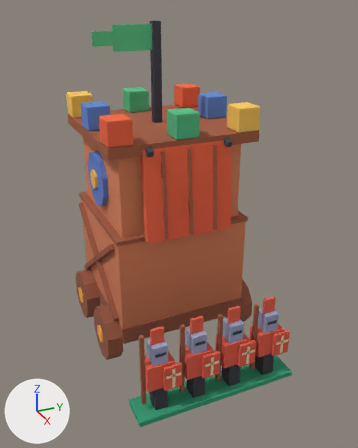
The glTF model public/assets/toycar/set-siege-tower-lite.glb: old version first, new version second.
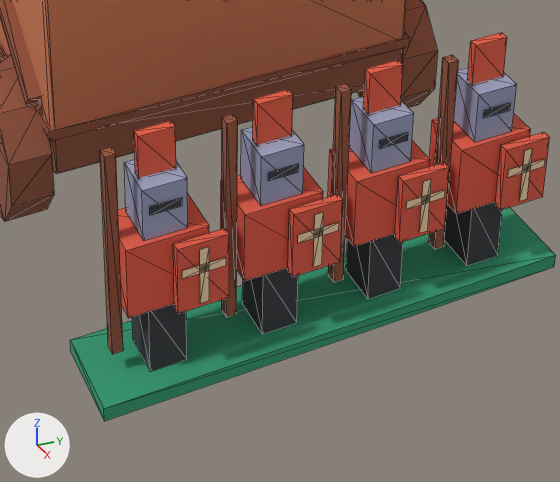
There are two pictures of each version: one whole from a 50 mm lens placed at (10.01, -3.98, 7.53), pointed at (1.08, 0.03, 3.06), one close up on the part from 29% to 82% of the width and 64% to 100% of the height. Lighting does not change. The marker at lower left points along +X, +Y and +Z. The older version's two pictures come first. The close-ups show mesh edges as thin lines. Where no turn or scale is listed for an object, it has been applied to the vertices.

Script lines for the objects in view, before the commit:
```python
me_cube_032 = bpy.data.meshes.new('Cube.032')
me_cube_032.from_pydata(...)  # a box spanning x -0.5..0.5, y -0.5..0.5, z -0.5..0.5
me_cube_032.materials.append(mat_colormap)  # picture img_colormap_png
me_cube_037 = bpy.data.meshes.new('Cube.037')
me_cube_037.from_pydata(...)  # 8 vertices, 10 faces; spans x -0.033..0.033, y -0.127..0.127, z -0.165..0.165
me_cube_037.materials.append(mat_colormap)  # picture img_colormap_png
me_cube_038 = bpy.data.meshes.new('Cube.038')
me_cube_038.from_pydata(...)  # a box spanning x -0.5..0.5, y -0.5..0.5, z -0.5..0.5
me_cube_038.materials.append(mat_colormap)  # picture img_colormap_png
me_cube_044 = bpy.data.meshes.new('Cube.044')
me_cube_044.from_pydata(...)  # a box spanning x -0.5..0.5, y -0.5..0.5, z -0.5..0.5
me_cube_044.materials.append(mat_colormap)  # picture img_colormap_png
me_cube_050 = bpy.data.meshes.new('Cube.050')
me_cube_050.from_pydata(...)  # a box spanning x -0.5..0.5, y -0.5..0.5, z -0.5..0.5
me_cube_050.materials.append(mat_colormap)  # picture img_colormap_png
ob_cube_032 = bpy.data.objects.new('Cube.032', me_cube_032)
ob_cube_032.location = (2.948, 0.913, 1.073)
ob_cube_032.scale = (0.077, 0.077, 1.59)
ob_cube_037 = bpy.data.objects.new('Cube.037', me_cube_037)
ob_cube_037.location = (2.915, 0.413, 1.76)
ob_cube_038 = bpy.data.objects.new('Cube.038', me_cube_038)
ob_cube_038.location = (2.948, 0.088, 1.073)
ob_cube_038.scale = (0.077, 0.077, 1.59)
ob_cube_044 = bpy.data.objects.new('Cube.044', me_cube_044)
ob_cube_044.location = (2.948, -0.737, 1.073)
ob_cube_044.scale = (0.077, 0.077, 1.59)
ob_cube_050 = bpy.data.objects.new('Cube.050', me_cube_050)
ob_cube_050.location = (2.948, -1.562, 1.073)
ob_cube_050.scale = (0.077, 0.077, 1.59)
# also in view: 'Cube.051' at (3.16, -1.03, 0.91); 'Cone.004' at (0.88, 1.65, 0.6); 'Cube.030' at (2.92, 1.24, 1.41); 'Cube.028' at (2.92, 1.24, 0.38); 'Cube.045' at (3.16, -0.2, 0.91)
```
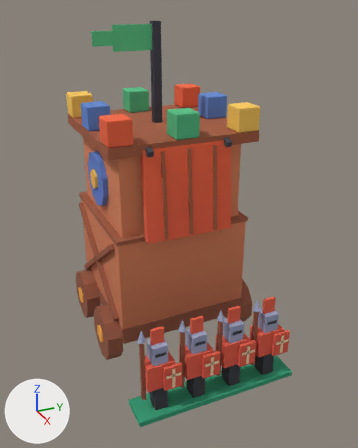
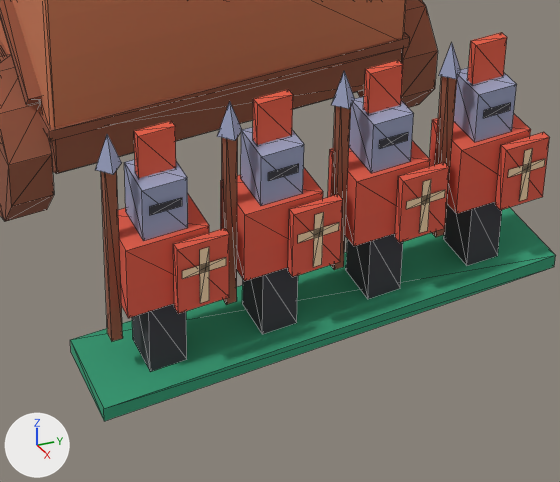
Boxes (x1, y1, x2, y2) around the edits, measured in the close-ups (560 x 482 px):
'Cube.050', rescaled (17% shorter)
    before: (100, 147, 123, 354)
    after: (101, 170, 123, 342)
'Cube.044', rescaled (17% shorter)
    before: (222, 114, 238, 317)
    after: (222, 137, 238, 305)
'Cube.038', rescaled
    before: (328, 84, 352, 282)
    after: (331, 106, 351, 270)
'Cube.032', rescaled (10% narrower, 17% shorter)
    before: (429, 55, 458, 249)
    after: (431, 76, 457, 237)
'Cone.015', added (blue)
    after: (95, 134, 122, 175)
'Cone.014', added (blue)
    after: (217, 102, 242, 141)
'Cone.013', added (blue)
    after: (332, 71, 355, 109)
'Cone.012', added (blue)
    after: (439, 43, 461, 79)

The change, as a list of edits to the scene's bpy script:
```text
Add me_cone_015:
    me_cone_015.from_pydata(...)  # 5 vertices, 4 faces; spans x -0.088..0.088, y -0.088..0.088, z 0.0..0.248
    me_cone_015.materials.append(mat_colormap)  # picture img_colormap_png
Change ob_cube_032:
    ob_cube_032.scale: (0.077, 0.077, 1.59) -> (0.077, 0.077, 1.38)
Change ob_cube_038:
    ob_cube_038.scale: (0.077, 0.077, 1.59) -> (0.077, 0.077, 1.38)
Change ob_cube_044:
    ob_cube_044.scale: (0.077, 0.077, 1.59) -> (0.077, 0.077, 1.38)
Change ob_cube_050:
    ob_cube_050.scale: (0.077, 0.077, 1.59) -> (0.077, 0.077, 1.38)
Add ob_cone_015:
    ob_cone_015 = bpy.data.objects.new('Cone.015', me_cone_015)
    ob_cone_015.location = (2.948, -1.562, 1.76)
Add ob_cone_014:
    ob_cone_014 = bpy.data.objects.new('Cone.014', me_cone_015.copy())
    ob_cone_014.location = (2.948, -0.737, 1.76)
Add ob_cone_013:
    ob_cone_013 = bpy.data.objects.new('Cone.013', me_cone_015.copy())
    ob_cone_013.location = (2.948, 0.088, 1.76)
Add ob_cone_012:
    ob_cone_012 = bpy.data.objects.new('Cone.012', me_cone_015.copy())
    ob_cone_012.location = (2.948, 0.913, 1.76)
```
